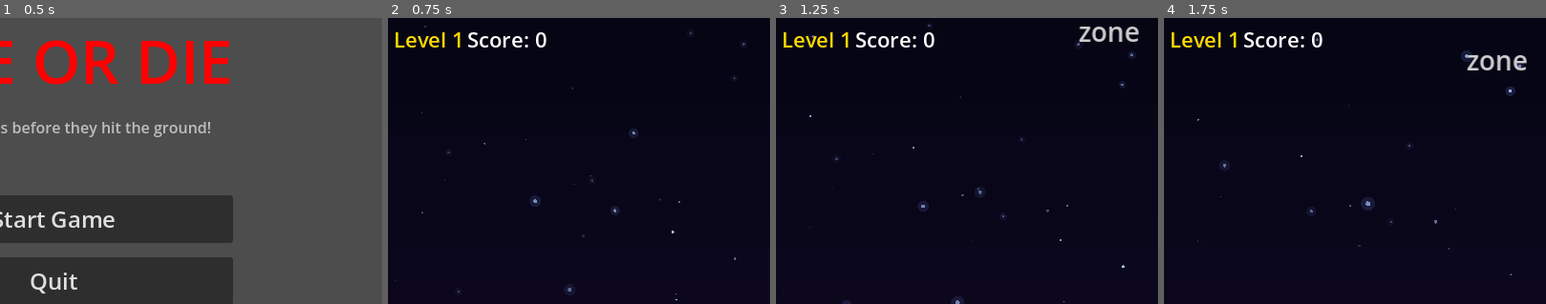
Above: before the commit, frames 1-4 (left to right).
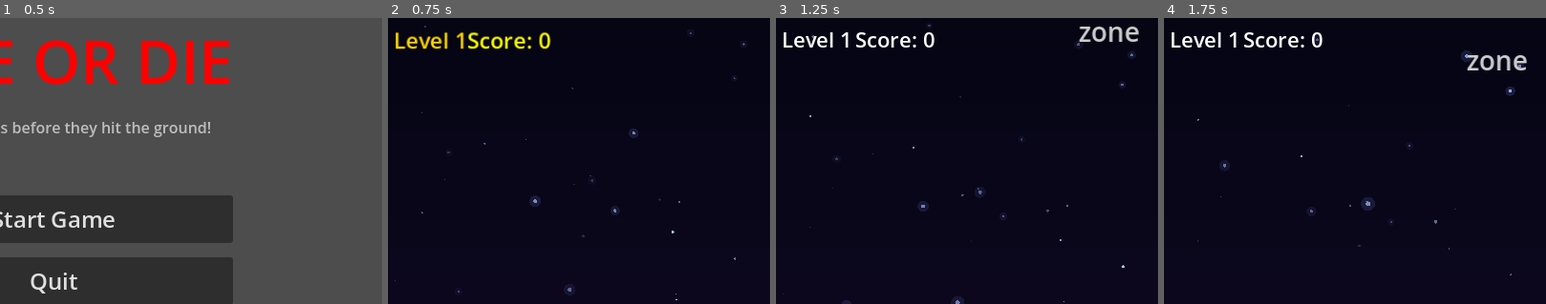
Above: after the commit, the same moments.

Repository: LajISackor/Type-or-Die-
Game: Godot game, scene res://scenes/main_menu.tscn
Two runs of this game, one before a commit and one after it. Both use one fixed random seed, a clock stepped at 60 frames per second and the inputs below.
Inputs:
- Up to frame 1 (0.5 s): no input
- Up to frame 2 (0.75 s): click "Start Game" at 0.5 s
- Up to frame 3 (1.25 s): no input
- Up to frame 4 (1.75 s): tap Enter at 1.25 s; tap Backspace at 1.35 s
The pictures show only the part of the screen within x 16-66%, y 0-50%; the shares and areas given below are measured in that part.

Frame 1 is identical in both runs. In frame 2, 1.3% of the frame differs, in the area x 2-43%, y 5-11%; in frame 3, 0.4%; in frame 4, 0.4%.

Commit message:
Polish HUD: score/level pulse animation, health flash red, styled typing bar

Diff:
--- a/scripts/hud.gd
+++ b/scripts/hud.gd
@@ -1,7 +1,4 @@
 extends CanvasLayer
-## HUD — Displays score, health, typed text, pause screen, and game over overlay.
-## Assigned to: Joel
-## STATUS: Working base — Joel to add visual polish, hearts, animations
 
 signal restart_requested()
 signal menu_requested()
@@ -14,11 +11,13 @@
 var pause_panel: PanelContainer
 var game_over_panel: PanelContainer
 
+var _last_health: int = 5
+
 func _ready():
 	_build_hud()
 
 func _build_hud():
-	# --- Top bar: Score and Health ---
+	# --- Top bar ---
 	var top_bar = HBoxContainer.new()
 	top_bar.name = "TopBar"
 	top_bar.anchors_preset = Control.PRESET_TOP_WIDE
@@ -30,7 +29,7 @@
 
 	health_label = Label.new()
 	health_label.name = "HealthLabel"
-	health_label.text = "HP: 5"
+	health_label.text = "♥ ♥ ♥ ♥ ♥"
 	health_label.add_theme_font_size_override("font_size", 22)
 	health_label.add_theme_color_override("font_color", Color.TOMATO)
 	health_label.size_flags_horizontal = Control.SIZE_EXPAND_FILL
@@ -54,19 +53,35 @@
 	score_label.size_flags_horizontal = Control.SIZE_EXPAND_FILL
 	top_bar.add_child(score_label)
 
-	# --- Bottom: Typing display ---
+	# --- Typing bar background panel ---
+	var typing_panel = PanelContainer.new()
+	typing_panel.anchors_preset = Control.PRESET_BOTTOM_WIDE
+	typing_panel.offset_top = -60.0
+	typing_panel.offset_bottom = -8.0
+	typing_panel.offset_left = 40.0
+	typing_panel.offset_right = -40.0
+	var panel_style = StyleBoxFlat.new()
+	panel_style.bg_color = Color(0.0, 0.0, 0.0, 0.6)
+	panel_style.corner_radius_top_left = 8
+	panel_style.corner_radius_top_right = 8
+	panel_style.corner_radius_bottom_left = 8
+	panel_style.corner_radius_bottom_right = 8
+	panel_style.border_width_bottom = 2
+	panel_style.border_width_top = 2
+	panel_style.border_width_left = 2
+	panel_style.border_width_right = 2
+	panel_style.border_color = Color.CYAN
+	typing_panel.add_theme_stylebox_override("panel", panel_style)
+	add_child(typing_panel)
+
 	typing_label = Label.new()
 	typing_label.name = "TypingLabel"
 	typing_label.text = ""
-	typing_label.add_theme_font_size_override("font_size", 26)
+	typing_label.add_theme_font_size_override("font_size", 24)
 	typing_label.add_theme_color_override("font_color", Color.CYAN)
 	typing_label.horizontal_alignment = HORIZONTAL_ALIGNMENT_CENTER
-	typing_label.anchors_preset = Control.PRESET_BOTTOM_WIDE
-	typing_label.offset_top = -50.0
-	typing_label.offset_bottom = -10.0
-	typing_label.offset_left = 10.0
-	typing_label.offset_right = -10.0
-	add_child(typing_label)
+	typing_label.vertical_alignment = VERTICAL_ALIGNMENT_CENTER
+	typing_panel.add_child(typing_label)
 
 	# --- Pause overlay ---
 	pause_panel = _create_overlay_panel("PAUSED")
@@ -88,17 +103,14 @@
 	# --- Game Over overlay ---
 	game_over_panel = _create_overlay_panel("GAME OVER")
 	var go_vbox = game_over_panel.get_child(0)
-
 	var stats_label = Label.new()
 	stats_label.name = "StatsLabel"
 	stats_label.horizontal_alignment = HORIZONTAL_ALIGNMENT_CENTER
 	stats_label.add_theme_font_size_override("font_size", 18)
 	go_vbox.add_child(stats_label)
-
 	var spacer = Control.new()
 	spacer.custom_minimum_size = Vector2(0, 10)
 	go_vbox.add_child(spacer)
-
 	var retry_btn = Button.new()
 	retry_btn.text = "Play Again"
 	retry_btn.pressed.connect(func(): restart_requested.emit())
@@ -115,18 +127,14 @@
 func _create_overlay_panel(title_text: String) -> PanelContainer:
 	var panel = PanelContainer.new()
 	panel.anchors_preset = Control.PRESET_FULL_RECT
-
-	# Darken background
 	var style = StyleBoxFlat.new()
 	style.bg_color = Color(0, 0, 0, 0.75)
 	panel.add_theme_stylebox_override("panel", style)
-
 	var vbox = VBoxContainer.new()
 	vbox.alignment = BoxContainer.ALIGNMENT_CENTER
 	vbox.anchors_preset = Control.PRESET_CENTER
 	vbox.size_flags_horizontal = Control.SIZE_SHRINK_CENTER
 	panel.add_child(vbox)
-
 	var title = Label.new()
 	title.name = "TitleLabel"
 	title.text = title_text
@@ -134,26 +142,27 @@
 	title.add_theme_color_override("font_color", Color.RED)
 	title.horizontal_alignment = HORIZONTAL_ALIGNMENT_CENTER
 	vbox.add_child(title)
-
 	var spacer = Control.new()
 	spacer.custom_minimum_size = Vector2(0, 20)
 	vbox.add_child(spacer)
-
 	return panel
 
-# --- Public update methods called by game_manager ---
+# --- Public update methods ---
 
 func update_score(value: int):
 	if score_label:
 		score_label.text = "Score: " + str(value)
+		_pulse(score_label, Color.YELLOW)
 
 func update_health(value: int):
 	if health_label:
-		# Show hearts instead of number
 		var hearts = ""
 		for i in range(value):
 			hearts += "♥ "
-		health_label.text = hearts.strip_edges() if hearts.length() > 0 else "♥ DEAD"
+		health_label.text = hearts.strip_edges() if hearts.length() > 0 else "DEAD"
+		if value < _last_health:
+			_flash(health_label, Color.RED)
+		_last_health = value
 
 func update_typing(text: String):
 	if typing_label:
@@ -165,6 +174,7 @@
 func update_level(value: int):
 	if level_label:
 		level_label.text = "Level " + str(value)
+		_pulse(level_label, Color.GOLD)
 
 func show_pause():
 	pause_panel.visible = true
@@ -185,3 +195,18 @@
 
 func hide_pause():
 	pause_panel.visible = false
+
+# --- Animation helpers ---
+
+func _pulse(node: Label, color: Color):
+	var tween = create_tween()
+	tween.tween_property(node, "scale", Vector2(1.3, 1.3), 0.1)
+	tween.tween_property(node, "scale", Vector2(1.0, 1.0), 0.1)
+	node.add_theme_color_override("font_color", color)
+	await get_tree().create_timer(0.2).timeout
+	node.add_theme_color_override("font_color", Color.WHITE)
+
+func _flash(node: Label, color: Color):
+	var tween = create_tween()
+	tween.tween_property(node, "modulate", color, 0.05)
+	tween.tween_property(node, "modulate", Color.WHITE, 0.3)
